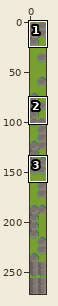
Two versions of one sprite sheet, SmallProjectShowcase1/res/stone wall.png. Above: a wide view before the commit, with the close-up outlined.
Close-up. Before:
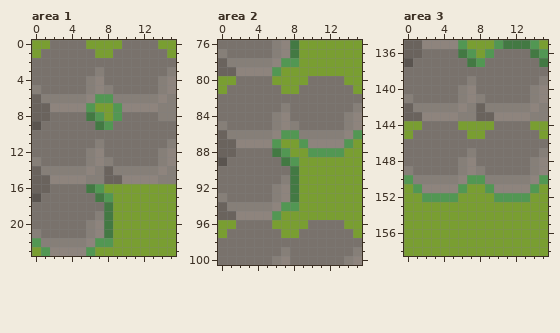
The file is 16x272 pixels. Colours within 5 levels of each other are drawn and written as one. Shown: area 1: x 0..15, y 0..23; area 2: x 0..15, y 76..100; area 3: x 0..15, y 135..158.
Now the later version:
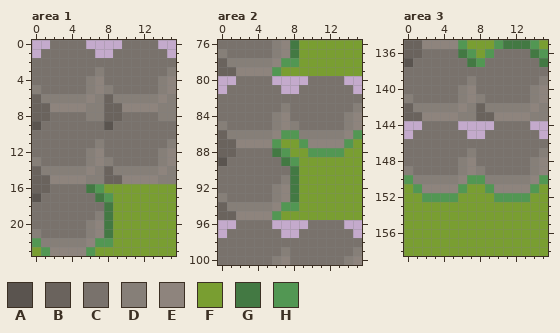
Palette (. is transparent): A #5a544f  B #6a635d  C #79726c  D #867f78  E #8e847d  F #799e31  G #437943  H #529753
Difference:
--- area 1
@@ x 0..15 @@
- 0 FFCCCCFFFFCCCCFF
- 1 FCCCCCCFFCCCCCCF
+ 0 ..CCCC....CCCC..
+ 1 .CCCCCC..CCCCCC.
  2 CCCCCCCCCCCCCCCC
@@ x 4..11 @@
  5 CCDEDCCC
- 6 DDEHHDDD
- 7 EEHFFHEE
- 8 CCGHFHCC
- 9 CCCGHCCC
+ 6 DDEDBDDD
+ 7 EEDDBBEE
+ 8 CCDDBBCC
+ 9 CCCCACCC
 10 CCCCCCCC
--- area 2
@@ x 0..15 @@
  79 BBEEEEHFFFFFFFFF
- 80 FFCCCCFFFFCCCCFF
- 81 FCCCCCCFFCCCCCCF
+ 80 ..CCCC....CCCC..
+ 81 .CCCCCC..CCCCCC.
  82 CCCCCCCCCCCCCCCC
@@ x 0..15 @@
  95 BBEEEEHFFFFFFFFF
- 96 FFCCCCFFFFCCCCFF
- 97 FCCCCCCFFCCCCCCF
+ 96 ..CCCC....CCCC..
+ 97 .CCCCCC..CCCCCC.
  98 CCCCCCCCCCCCCCCC
--- area 3
@@ x 0..15 @@
 143 BBEEEEDDBBEEEEDD
-144 FFCCCCFFFFCCCCFF
-145 FCCCCCCFFCCCCCCF
+144 ..CCCC....CCCC..
+145 .CCCCCC..CCCCCC.
 146 CCCCCCCCCCCCCCCC
